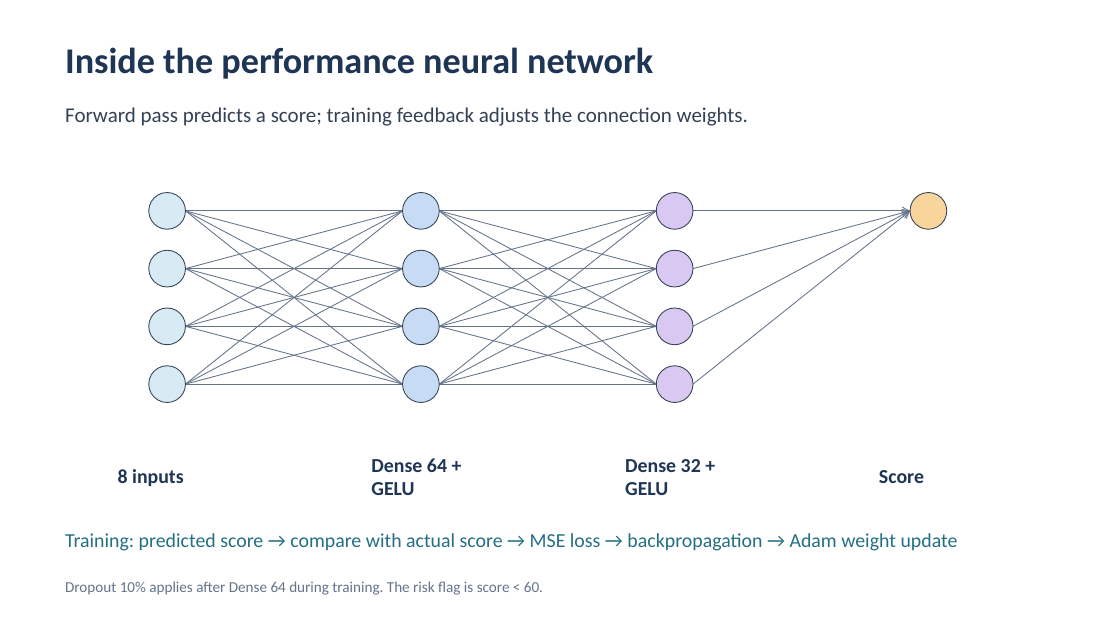
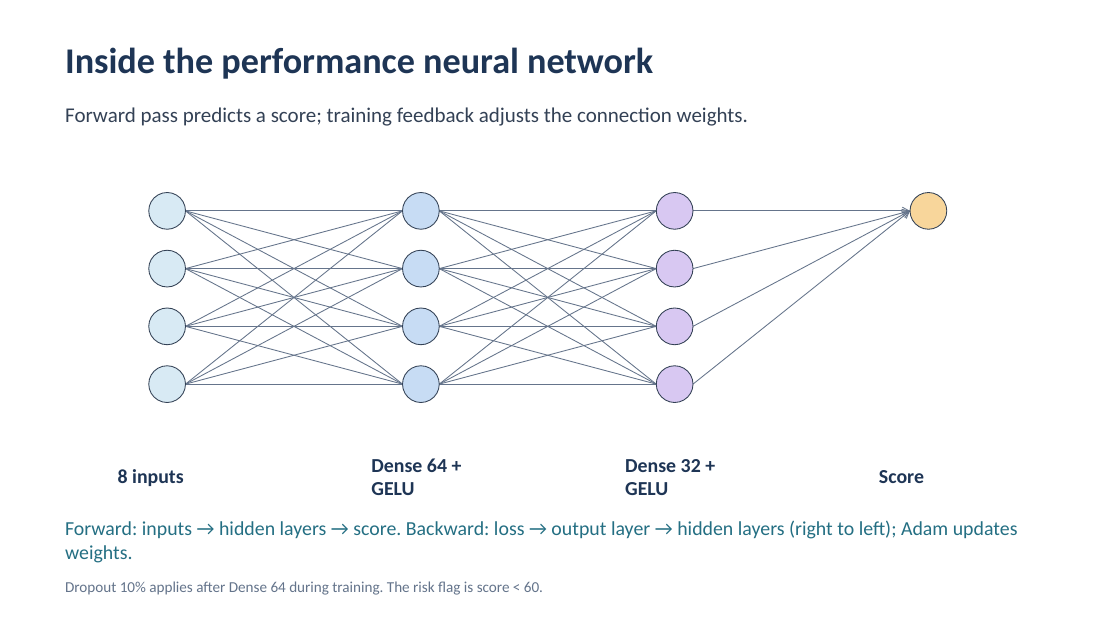
Before and after one commit to ISI0007/JiT-USAMIS-PROJECT, a slide deck: slide 10 of docs/USAMIS_Presentation_Experiment.pptx. Drawn at 1120x630 pixels with LibreOffice and Linux fonts; fonts in the diff are those of the drawing. Boxes give left, top, right and bottom in pixels: in the first picture for what was removed or moved away, otherwise in the second. Text is boxed around its words. In the diff, an @@ line names an element or a change of style, - is before the commit and + after.

```diff
--- a/docs/USAMIS_Presentation_Experiment.pptx
+++ b/docs/USAMIS_Presentation_Experiment.pptx
@@ text at (x1=65, y1=520, x2=1018, y2=563): text changed @@
-Training: predicted score → compare with actual score → MSE loss → backpropagation → Adam weight update
+Forward: inputs → hidden layers → score. Backward: loss → output layer → hidden layers (right to left); Adam updates weights.
```
Also in this commit, not shown: 1 other slide changed.
